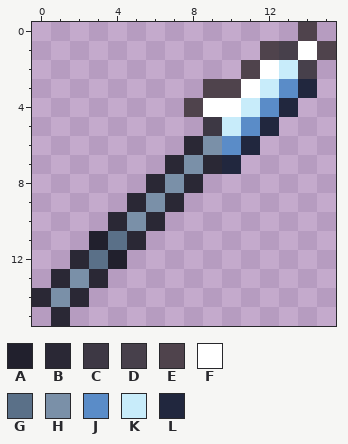
Two versions of one pixel-art file, resources/gfx/ui/icons/items/frost_icicle_spear.aseprite. Above: the version before the commit.
16x16 pixels, 1 frame. Colours within 5 levels of each other are drawn and written as one.
Palette (. is transparent): A #21202d  B #2a2835  C #3d3844  D #47404b  E #4f434c  F #ffffff  G #5a7088  H #7a90a8  J #5a8cc8  K #c8ecfa  L #21273e
The same view after the edit:
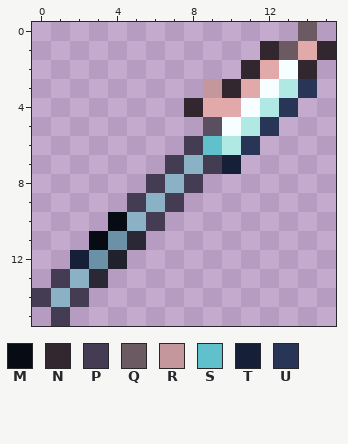
Colours new in this view: M #070b13  N #32272e  P #443c52  Q #6c5a62  R #c4979d  S #60c0cb  T #161f38  U #283556
The edit:
@@ palette @@
-C #3d3844
+C #5a4e61
-F #ffffff
+F #e2a9aa
-G #5a7088
+G #6a91a5
-H #7a90a8
+H #8bb1c5
-J #5a8cc8
+J #b0e8e4
-K #c8ecfa
+K #f7feff
@@ x 0..15 @@
- 0 ..............E.
- 1 ............EDFE
- 2 ...........EFKD.
- 3 .........EEFKJL.
- 4 ........EFFKJL..
- 5 .........CKJL...
- 6 ........BHJL....
- 7 .......BHBL.....
- 8 ......BHB.......
- 9 .....BHB........
-10 ....BHB.........
-11 ...AGB..........
-12 ..BGA...........
-13 .BHB............
-14 BHB.............
-15 .B..............
+ 0 ..............Q.
+ 1 ............NQFN
+ 2 ...........NFKN.
+ 3 .........RNFKJU.
+ 4 ........NFFKJU..
+ 5 .........CKJU...
+ 6 ........PSJU....
+ 7 .......PHPT.....
+ 8 ......PHP.......
+ 9 .....PHP........
+10 ....MHP.........
+11 ...MGB..........
+12 ..TGA...........
+13 .PHB............
+14 PHP.............
+15 .P..............
Pixel boxes of the changes (left, top, right, bottom) in both pictures:
changed: (32, 22, 336, 326)
